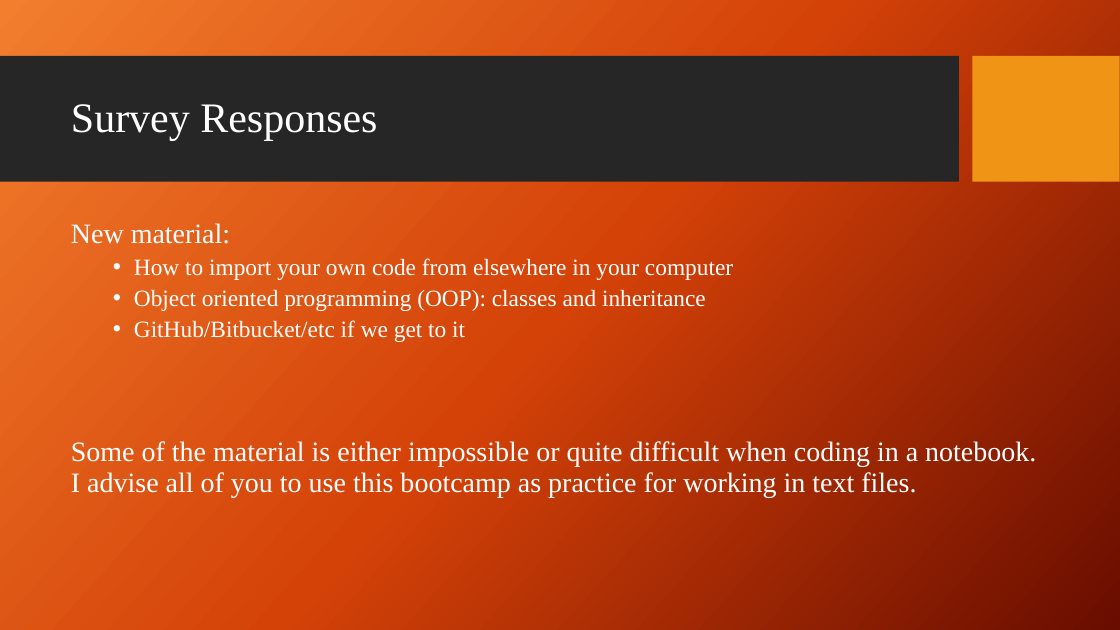
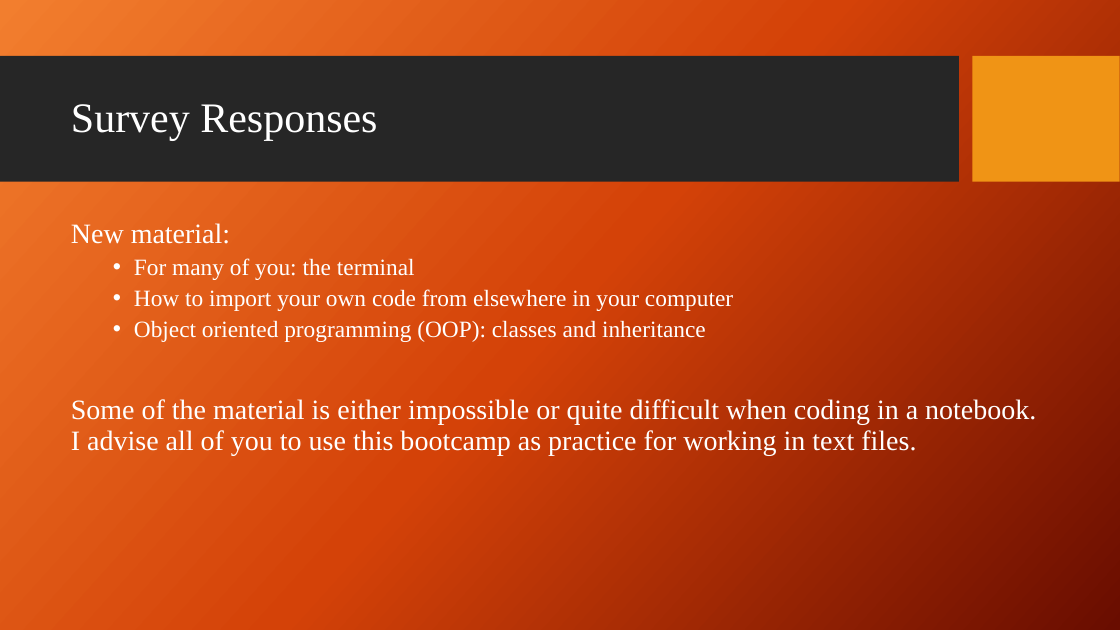
Before and after one commit to giganano/PythonBootcamp, a slide deck: slide 4 of slides/intro.pptx. Drawn at 1120x630 pixels with LibreOffice and Linux fonts; fonts in the diff are those of the drawing; background and template pictures are left out. Boxes give left, top, right and bottom in pixels: in the first picture for what was removed or moved away, otherwise in the second. Text is boxed around its words. In the diff, an @@ line names an element or a change of style, - is before the commit and + after.

Commit message:
slides: minor slide revisions ; survey results now reflect 2021 questionnaire

```diff
--- a/slides/intro.pptx
+++ b/slides/intro.pptx
@@ text at (134,258,415,280): paragraph added @@
+  • For many of you: the terminal
@@ text at (134,320,465,342): paragraph removed @@
-  • GitHub/Bitbucket/etc if we get to it
```
Also in this commit, not shown: 3 other slides changed, 8 other files.
